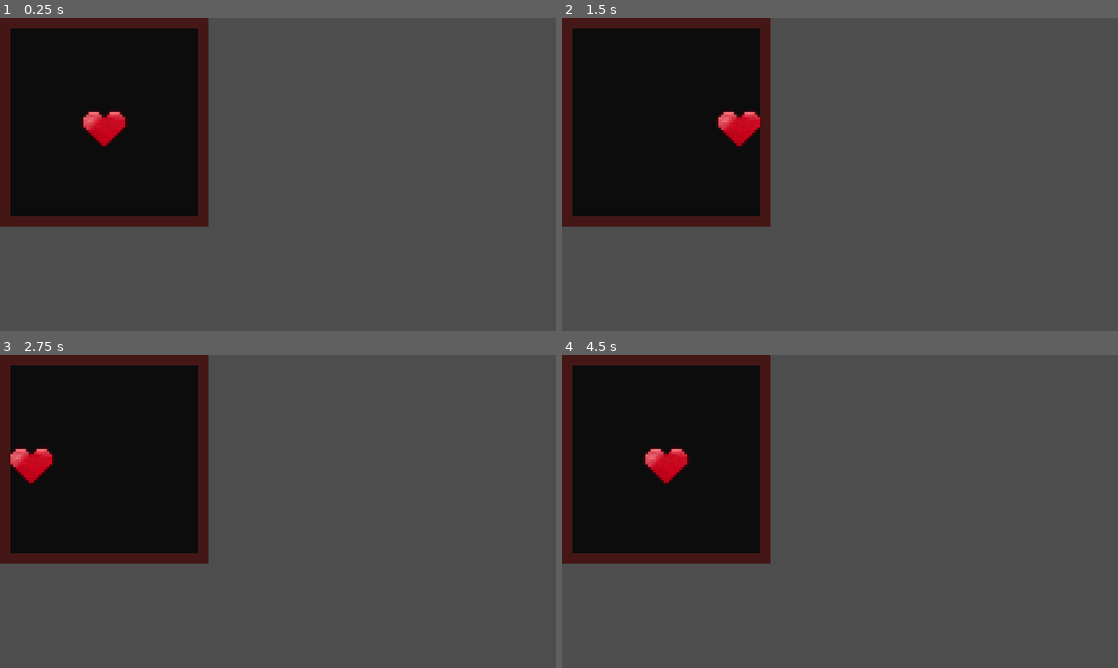
Above: before the commit, frames 1-4 (two rows, left to right).
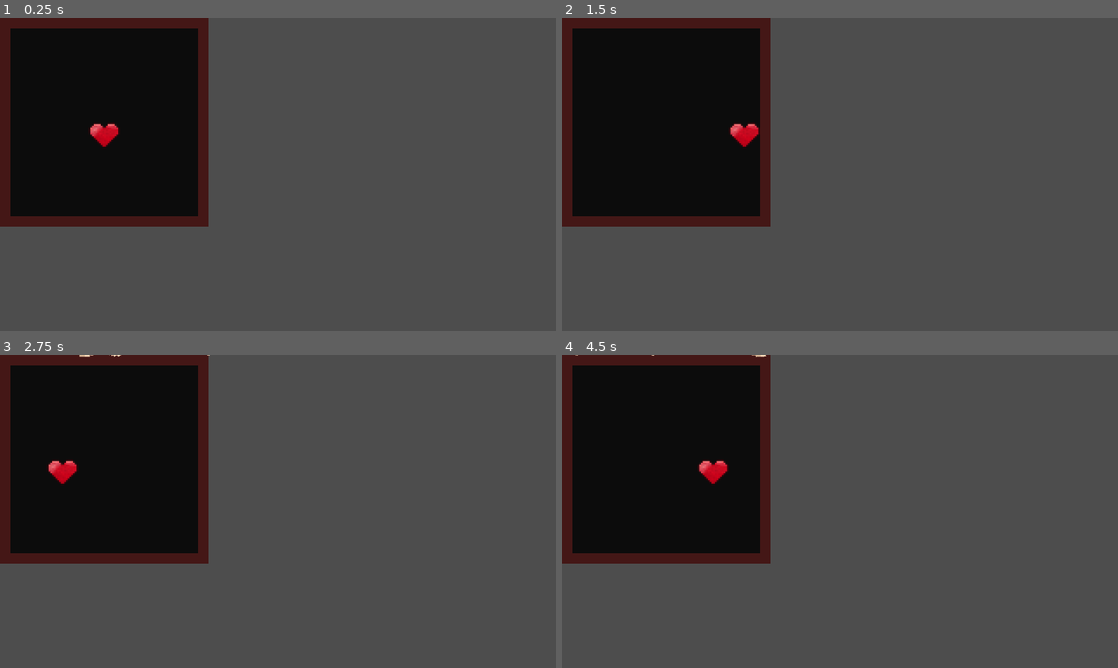
Above: after the commit, the same moments.

Repository: yanaexe/Global-Classroom-Project
Game: Godot game, scene res://scenes/dodge_minigame.tscn
Two runs of this game, one before a commit and one after it. Both use one fixed random seed, a clock stepped at 60 frames per second and the inputs below. This scene is started directly instead of the project's main scene.
Inputs (mouse positions are in pixels of both pictures, inside the frame that each line leads up to):
- Up to frame 1 (0.25 s): no input
- Up to frame 2 (1.5 s): tap Enter at 0.5 s; move the mouse to (962, 158) at 0.52 s; hold D (dodgeMG_right) from 0.53 s (still down); tap Shift (dash) at 0.6 s; tap Space (jump) at 0.77, 1.25 s; move the mouse to (728, 190) at 1.27 s; tap E (fire) at 1.35 s
- Up to frame 3 (2.75 s): tap Space (jump) at 1.52 s; tap Enter at 2 s; move the mouse to (333, 442) at 2.02 s; release D (dodgeMG_right) at 2.03 s; hold A (dodgeMG_left) from 2.03 s (still down); tap Shift (dash) at 2.1 s
- Up to frame 4 (4.5 s): move the mouse to (812, 574) at 2.77 s; release A (dodgeMG_left) at 2.78 s; hold D (dodgeMG_right) 2.78-4.28 s; tap E (fire) at 2.85, 4.35 s; tap Space (jump) at 3.02, 3.77, 4.25 s; move the mouse to (1006, 558) at 3.52 s; tap Shift (dash) at 3.6 s; move the mouse to (673, 464) at 4.27 s; hold A (dodgeMG_left) from 4.28 s (still down)

The runs differ from the first frame. In frame 1, 0.5% of the frame differs, in the area x 14-23%, y 29-42%; in frame 2, 0.6%; in frame 3, 0.9%; in frame 4, 1.0%, in the area x 2-37%, y 0-42%.

Commit message:
added more to the minigame

Diff:
--- /dev/null
+++ b/bullet.gd
@@ -0,0 +1,16 @@
+extends RigidBody2D
+
+@export var speed: float = 150
+@export var direction: Vector2 = Vector2.LEFT
+
+func _process(delta):
+	position += direction.normalized() * speed * delta
+
+func _on_area_entered(area):
+	if area.name == "PlayerSoul":
+		print("Player hit!")
+		# Handle damage here
+		queue_free()
+
+func _on_timer_timeout():
+	queue_free()
--- a/project.godot
+++ b/project.godot
@@ -29,6 +29,7 @@
 
 enemies=""
 player=""
+player_soul=""
 
 [input]
 
--- /dev/null
+++ b/scenes/bullet_spawner.gd
@@ -0,0 +1,33 @@
+extends Node2D
+
+@export var bullet_scene: PackedScene = preload("res://scenes/dodge_bullet.tscn")
+@export var spawn_interval: float = 0.5  # Seconds between shots
+
+var spawn_timer := 0.0
+
+func _process(delta):
+	spawn_timer -= delta
+	if spawn_timer <= 0:
+		spawn_bullet()
+		spawn_timer = spawn_interval
+
+func spawn_bullet():
+	var bullet = bullet_scene.instantiate()
+
+	var player = get_tree().get_nodes_in_group("player_soul")[0]
+
+	# Convert ColorRect UI to world space
+	var canvas_transform: Transform2D = get_viewport().get_canvas_transform()
+	var battle_area = get_node("/root/DodgeMinigame/BattleBox/Border/BattleArea")
+	var top_left: Vector2 = canvas_transform.affine_inverse() * battle_area.get_screen_position()
+	var size: Vector2 = Vector2(36, 36)
+
+	# Spawn just above the box, with slight randomness
+	var spawn_x = randf_range(top_left.x + 4, top_left.x + size.x - 4)
+	var spawn_y = top_left.y - 10  # Just above the box
+
+	var spawn_pos = Vector2(spawn_x, spawn_y)
+	bullet.global_position = spawn_pos
+	bullet.direction = (player.global_position - spawn_pos).normalized()
+
+	get_tree().get_root().add_child(bullet)
--- /dev/null
+++ b/scenes/dodge_bullet.tscn
@@ -0,0 +1,33 @@
+[gd_scene load_steps=6 format=3 uid="uid://cvseumiaujjak"]
+
+[ext_resource type="Script" uid="uid://u741h25812hq" path="res://bullet.gd" id="1_6hw4a"]
+[ext_resource type="Texture2D" uid="uid://dvgwrh63bdywo" path="res://sprites/Mediavel.png" id="2_ketuh"]
+
+[sub_resource type="CircleShape2D" id="CircleShape2D_pqldm"]
+
+[sub_resource type="AtlasTexture" id="AtlasTexture_lhl87"]
+atlas = ExtResource("2_ketuh")
+region = Rect2(364, 300, 26, 25)
+
+[sub_resource type="SpriteFrames" id="SpriteFrames_ibv46"]
+animations = [{
+"frames": [{
+"duration": 1.0,
+"texture": SubResource("AtlasTexture_lhl87")
+}],
+"loop": true,
+"name": &"default",
+"speed": 5.0
+}]
+
+[node name="DodgeBullet" type="RigidBody2D"]
+scale = Vector2(0.3, 0.3)
+script = ExtResource("1_6hw4a")
+
+[node name="CollisionShape2D" type="CollisionShape2D" parent="."]
+position = Vector2(-1, 0)
+scale = Vector2(0.920001, 0.92)
+shape = SubResource("CircleShape2D_pqldm")
+
+[node name="Bullet" type="AnimatedSprite2D" parent="."]
+sprite_frames = SubResource("SpriteFrames_ibv46")
--- /dev/null
+++ b/scenes/dodge_minigame.gd
@@ -0,0 +1,19 @@
+extends Control
+
+func _ready():
+	print("Dodge minigame started!")
+
+func _on_SurvivalTimer_timeout():
+	print("You survived!")
+
+	# Stop spawning bullets (if you made a spawner node)
+	if has_node("BulletSpawner"):
+		$BulletSpawner.queue_free()
+
+	# Optional: freeze player, show message, etc.
+	get_node("PlayerSoul").set_physics_process(false)
+
+
+
+func _on_timer_timeout() -> void:
+	pass # Replace with function body.
--- a/scenes/dodge_minigame.tscn
+++ b/scenes/dodge_minigame.tscn
@@ -1,7 +1,9 @@
-[gd_scene load_steps=5 format=3 uid="uid://c37pwjw1sxg8r"]
+[gd_scene load_steps=7 format=3 uid="uid://c37pwjw1sxg8r"]
 
 [ext_resource type="Texture2D" uid="uid://dvgwrh63bdywo" path="res://sprites/Mediavel.png" id="1_bfiog"]
 [ext_resource type="Script" uid="uid://pu1o1c0i8sn4" path="res://scripts/player_soul.gd" id="1_rsqg1"]
+[ext_resource type="Script" uid="uid://c2rjv8c6sqceo" path="res://scenes/dodge_minigame.gd" id="1_upxc4"]
+[ext_resource type="Script" uid="uid://cfdre1gkqsltw" path="res://scenes/bullet_spawner.gd" id="4_tmvo2"]
 
 [sub_resource type="AtlasTexture" id="AtlasTexture_rsqg1"]
 atlas = ExtResource("1_bfiog")
@@ -20,11 +22,12 @@
 
 [node name="DodgeMinigame" type="Control"]
 layout_mode = 3
-anchors_preset = 15
-anchor_right = 1.0
-anchor_bottom = 1.0
+anchor_right = 0.375
+anchor_bottom = 0.667
+offset_bottom = -0.0600128
 grow_horizontal = 2
 grow_vertical = 2
+script = ExtResource("1_upxc4")
 
 [node name="BattleBox" type="TextureRect" parent="."]
 layout_mode = 0
@@ -51,14 +54,26 @@
 [node name="CollisionPolygon2D" type="CollisionPolygon2D" parent="BattleBox/Border/BattleArea/StaticBody2D"]
 polygon = PackedVector2Array(-2, -2, 38, -2, 38, 38, -2, 38, 0, 36, 36, 36, 36, 0, 0, 0, 0, 36, -2, 38)
 
-[node name="PlayerSoul" type="CharacterBody2D" parent="BattleBox/Border"]
+[node name="PlayerSoul" type="CharacterBody2D" parent="BattleBox/Border" groups=["player_soul"]]
 scale = Vector2(0.333333, 0.333333)
 script = ExtResource("1_rsqg1")
+speed = 100.0
 
 [node name="CollisionPolygon2D" type="CollisionPolygon2D" parent="BattleBox/Border/PlayerSoul"]
+position = Vector2(23, 30)
+scale = Vector2(0.620192, 0.585228)
 polygon = PackedVector2Array(57.0001, 53.0001, 63.0001, 53.0001, 69.0001, 53.0001, 73.0001, 57.0001, 73.0001, 63.0001, 61.0001, 75.0001, 59.0001, 75.0001, 47, 63.0001, 47, 57.0001, 51.0001, 53.0001)
 
 [node name="PlayerSprite" type="AnimatedSprite2D" parent="BattleBox/Border/PlayerSoul"]
 position = Vector2(60, 75)
-scale = Vector2(1.5, 1.5)
 sprite_frames = SubResource("SpriteFrames_ljo2j")
+
+[node name="BulletSpawner" type="Node2D" parent="BattleBox"]
+script = ExtResource("4_tmvo2")
+
+[node name="Timer" type="Timer" parent="."]
+wait_time = 5.0
+one_shot = true
+autostart = true
+
+[connection signal="timeout" from="Timer" to="." method="_on_timer_timeout"]
Not shown, added: bullet.gd.uid
Not shown, added: scenes/bullet_spawner.gd.uid
Not shown, added: scenes/dodge_minigame.gd.uid
